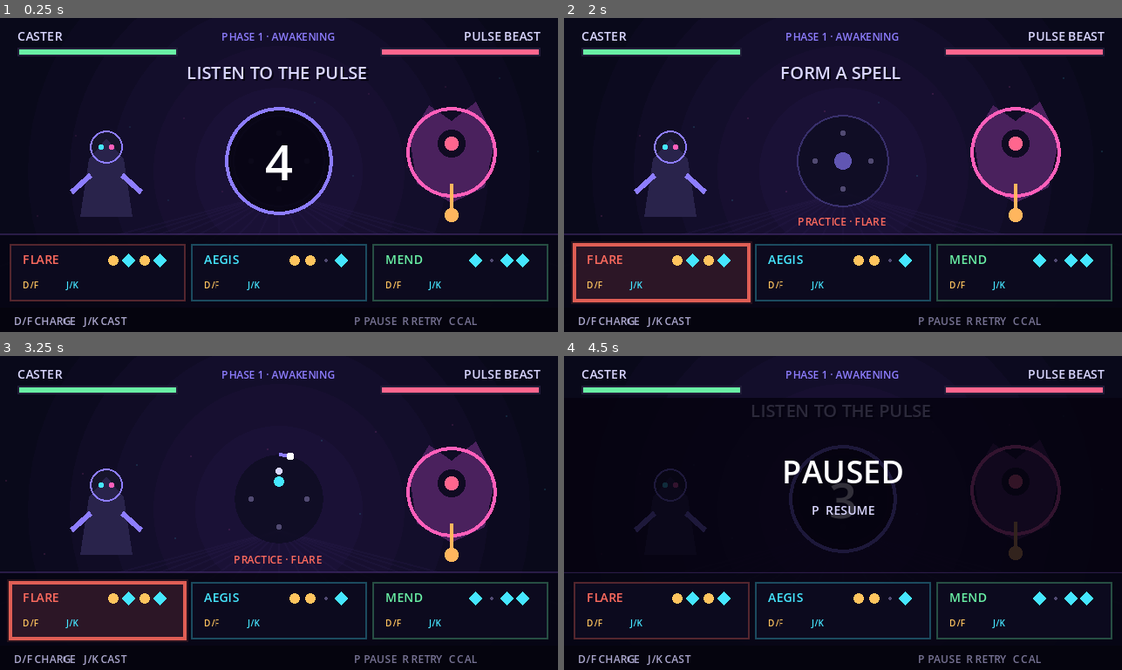
Above: before the commit, frames 1-4 (two rows, left to right).
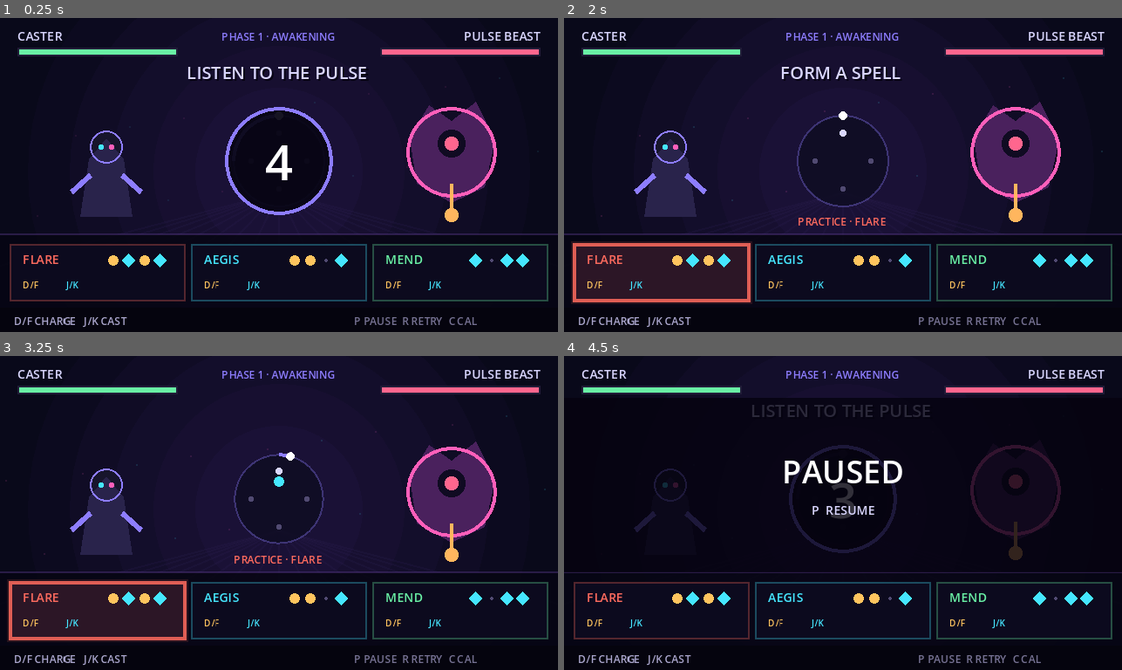
Above: after the commit, the same moments.

Repository: fatjiao/beatspell-game
Game: Godot game, scene res://scenes/beatspell/beatspell_battle.tscn
The game is run twice, just before and just after one commit, with the same random seed, the same clock (stepped at 60 frames per second) and the same inputs. Sound files missing from this copy of the repository are replaced by a short silence.
Inputs:
- Up to frame 1 (0.25 s): no input
- Up to frame 2 (2 s): tap Enter (ui_accept) at 0.5, 0.77, 1.25, 1.52 s; hold J (battle_cast) 0.53-1.28 s; tap D (battle_charge) at 1.35 s
- Up to frame 3 (3.25 s): tap F (instrument_bass) at 2.1 s; tap K (instrument_lead) at 2.85 s; tap Enter (ui_accept) at 3.02 s
- Up to frame 4 (4.5 s): tap R at 3.6 s; tap Enter (ui_accept) at 3.77 s; tap P at 4.35 s

The runs differ from the first frame. In frame 2, 0.2% of the frame differs, in the area x 41-59%, y 29-61%; in frame 3, 0.3%, in the area x 41-59%, y 30-60%; in frame 4, less than 0.1%.

Commit message:
fix: keep spell inputs on the global ring phase

Diff:
--- a/scripts/beatspell/beatspell_battle.gd
+++ b/scripts/beatspell/beatspell_battle.gd
@@ -529,29 +529,26 @@
 	var center := Vector2(160, 82)
 	var beat_phase := 0.0
 	var slot := -1
-	var phrase_progress := 0.0
+	var cycle_progress := 0.0
 	var adjusted_time := maxi(0, _song_time_ms - _audio_offset_ms)
 	if _song_time_ms >= 0:
-		beat_phase = fmod(float(_song_time_ms), BEAT_MS) / BEAT_MS
-		if _phrase.is_active():
-			slot = _phrase.current_slot(adjusted_time, BEAT_MS)
-			phrase_progress = _phrase.progress(adjusted_time, BEAT_MS)
+		beat_phase = fmod(float(adjusted_time), BEAT_MS) / BEAT_MS
+		cycle_progress = fmod(float(adjusted_time), float(BAR_MS)) / float(BAR_MS)
+		slot = int(floor(cycle_progress * 4.0))
 	var radius := 22.0 + (1.0 - beat_phase) * 4.0
 	draw_circle(center, radius, Color(0.06, 0.05, 0.14, 0.92))
-	if _phrase.is_active():
-		draw_arc(center, radius, -PI / 2.0, -PI / 2.0 + TAU * phrase_progress, 32, Color("8d7dff"), 2.0)
-		var head_angle := -PI / 2.0 + TAU * phrase_progress
-		draw_circle(center + Vector2(cos(head_angle), sin(head_angle)) * radius, 2.2, Color("ffffff"))
-	else:
-		draw_arc(center, radius, 0, TAU, 32, Color(0.55, 0.49, 1.0, 0.30), 1.0)
-		draw_circle(center, 3.0 + (1.0 - beat_phase) * 2.0, Color(0.55, 0.49, 1.0, 0.65))
+	draw_arc(center, radius, 0, TAU, 40, Color(0.55, 0.49, 1.0, 0.34), 1.0)
+	var beat_start_angle := -PI / 2.0 + float(slot) * TAU / 4.0
+	var head_angle := -PI / 2.0 + TAU * cycle_progress
+	draw_arc(center, radius, beat_start_angle, head_angle, 10, Color("8d7dff"), 2.0)
+	draw_circle(center + Vector2(cos(head_angle), sin(head_angle)) * radius, 2.4, Color("ffffff"))
 	for marker_index in 4:
 		var angle := -PI / 2.0 + float(marker_index) * TAU / 4.0
 		var marker_position := center + Vector2(cos(angle), sin(angle)) * 16.0
 		var marker_color := Color("dad7ff") if marker_index == slot else Color("514a72")
 		draw_circle(marker_position, 2.0 if marker_index == slot else 1.5, marker_color)
 	for entry in _phrase.inputs:
-		var angle := -PI / 2.0 + float(entry.slot) * TAU / 4.0
+		var angle := -PI / 2.0 + float(entry.ring_slot) * TAU / 4.0
 		var input_position := center + Vector2(cos(angle), sin(angle)) * 10.0
 		var color := Color("ffc45e") if entry.action == "charge" else Color("45e6ff")
 		draw_circle(input_position, 3.0, color)
--- a/scripts/beatspell/rolling_phrase.gd
+++ b/scripts/beatspell/rolling_phrase.gd
@@ -30,7 +30,13 @@
 			broken = true
 			return {"status": "duplicate", "slot": slot, "offset_ms": offset_ms, "grade": "miss"}
 	var grade := "perfect" if absi(offset_ms) <= PERFECT_WINDOW_MS else "good"
-	inputs.append({"slot": slot, "action": action, "grade": grade, "offset_ms": offset_ms})
+	inputs.append({
+		"slot": slot,
+		"ring_slot": posmod(global_beat, WINDOW_BEATS),
+		"action": action,
+		"grade": grade,
+		"offset_ms": offset_ms,
+	})
 	inputs.sort_custom(func(a: Dictionary, b: Dictionary) -> bool: return a.slot < b.slot)
 	return {"status": "accepted", "slot": slot, "offset_ms": offset_ms, "grade": grade}
 
--- a/tests/test_rolling_phrase.gd
+++ b/tests/test_rolling_phrase.gd
@@ -9,8 +9,10 @@
 	var first: Dictionary = phrase.register_input(2510, "charge", 500.0)
 	_expect(failures, first.status == "accepted", "arbitrary beat can start a phrase")
 	_expect(failures, phrase.anchor_beat == 5 and first.slot == 0, "first input becomes relative slot zero")
+	_expect(failures, phrase.inputs[0].ring_slot == 1, "first input keeps its absolute ring position")
 	var second: Dictionary = phrase.register_input(2990, "cast", 500.0)
 	_expect(failures, second.status == "accepted" and second.slot == 1, "next global beat becomes relative slot one")
+	_expect(failures, phrase.inputs[1].ring_slot == 2, "later input advances from the global ring position")
 	_expect(failures, not phrase.is_due(4499, 500.0), "phrase remains active before four beats elapse")
 	_expect(failures, phrase.is_due(4500, 500.0), "phrase expires four beats after its anchor")
 
Not shown, added: docs/plans/2026-11-05-absolute-ring-phase-design.md
Not shown, changed: docs/plans/2026-11-05-rolling-spell-window.md
